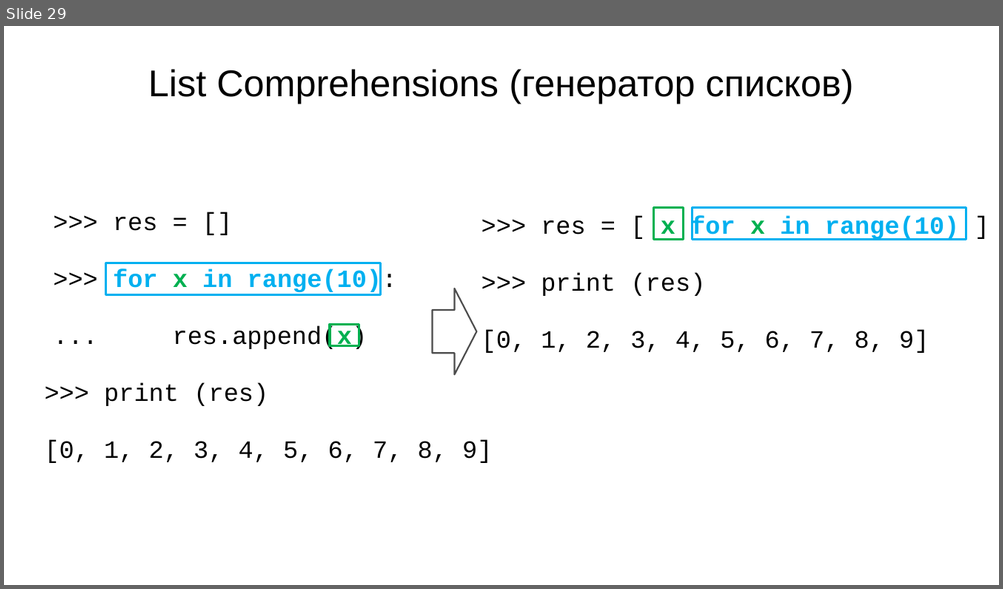
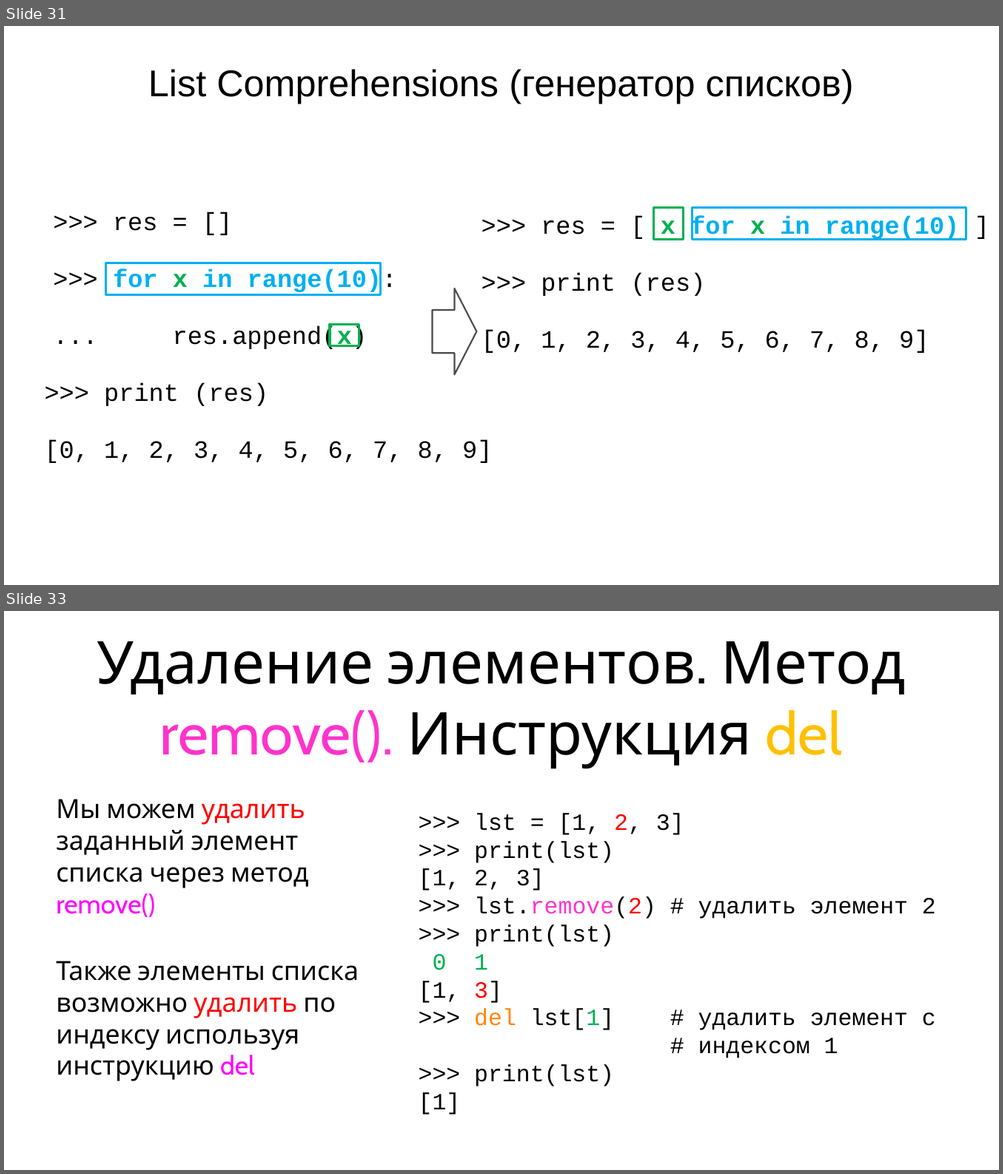
Before and after one commit to maxchv/LearnPython, a slide deck: week02/05.Lists.pptx. Shown one above the other, each under a label of ours: slide 29 before the commit, slides 31 and 33 after it; the slides between them are not shown. The pictures are 1003x589 and 1003x1174 pixels, drawn with LibreOffice and Linux fonts; fonts in the diff are those of the drawing. Boxes give left, top, right and bottom in pixels: in the first picture for what was removed or moved away, otherwise in the second. Text is boxed around its words. In the diff, an @@ line names an element or a change of style, - is before the commit and + after.

Commit message:
обновлена презентация по спискам

```diff
--- a/week02/05.Lists.pptx
+++ b/week02/05.Lists.pptx
@@ slide 33 added at [4,611,999,1170], background #FFFFFF @@
@@ title added at [96,641,905,769], 76 pt, text #000000 @@
+Удаление элементов. Метод remove(). Инструкция del
@@ text added at [56,799,358,1082], 34 pt, text #000000 @@
+• Мы можем удалить заданный элемент списка через метод remove()
+• Также элементы списка возможно удалить по индексу используя инструкцию del
@@ text added at [418,813,936,1115], 30 pt, text #000000 @@
+>>> lst = [1, 2, 3]
+>>> print(lst)
+[1, 2, 3]
+>>> lst.remove(2) # удалить элемент 2
+>>> print(lst)
+0 1
+[1, 3]
+>>> del lst[1] # удалить элемент с
+# индексом 1
+>>> print(lst)
+[1]
@@ what was slide 29 is now slide 31 @@
```
Also in this commit, not shown: 7 slides changed, 19 other slides added, 2 slides removed, 3 other files.
